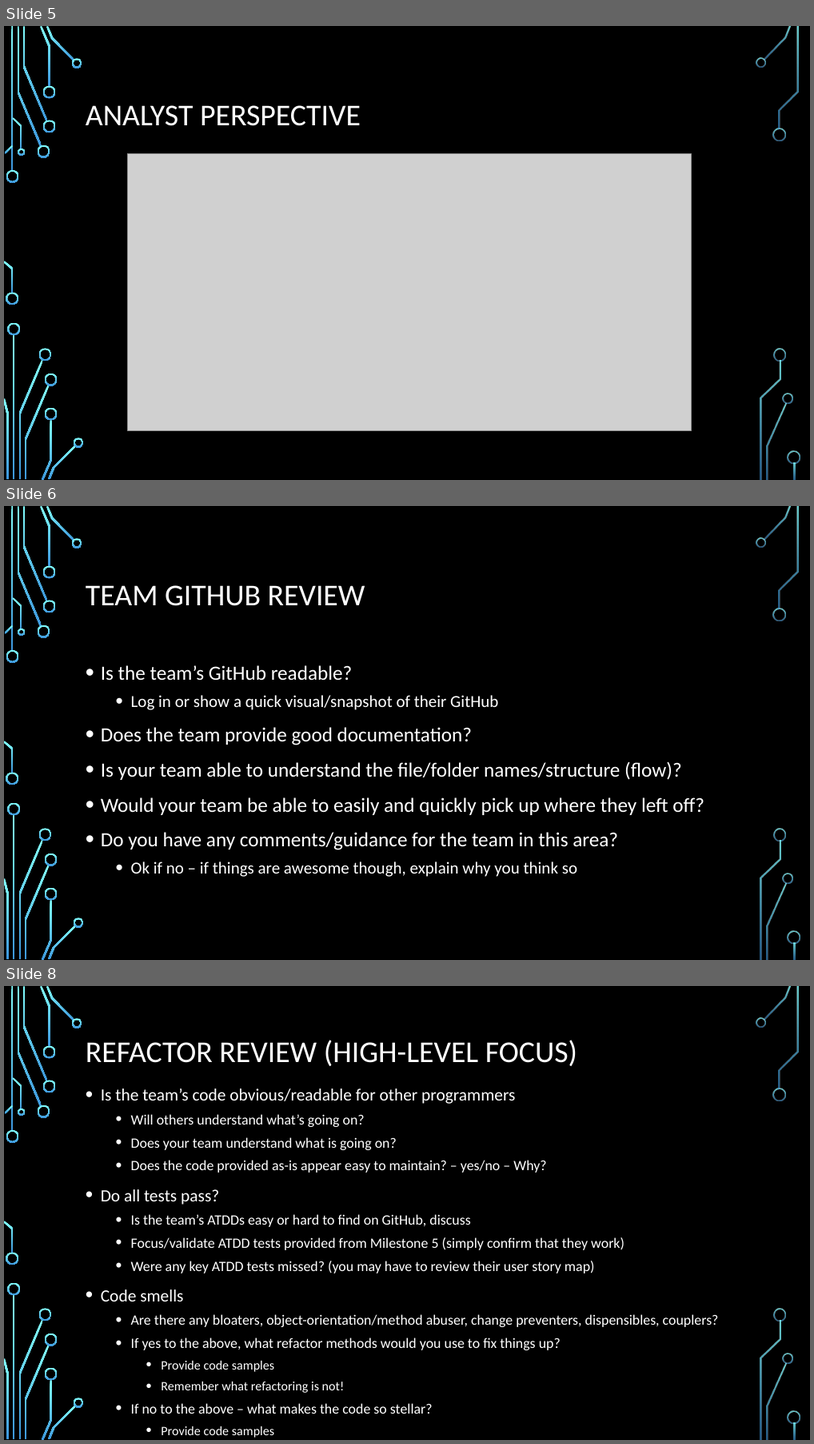
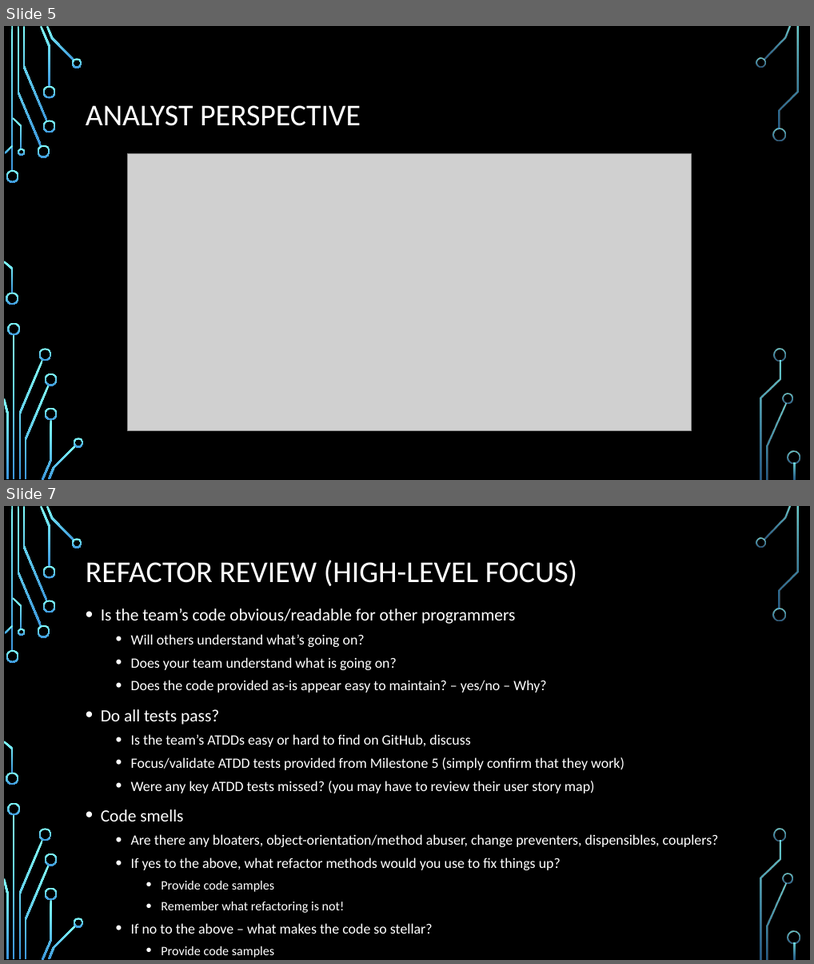
Before and after one commit to ureginastudent/PROJECT, a slide deck: Milestone 7/ENSE 470 Milestone 7.pptx. Shown one above the other, each under a label of ours: slides 5, 6 and 8 before the commit, slides 5 and 7 after it; the slides between them are not shown. The pictures are 814x1444 and 814x964 pixels, drawn with LibreOffice and Linux fonts; fonts in the diff are those of the drawing; grey boxes stand for pictures; background and template pictures are left out. Boxes give left, top, right and bottom in pixels: in the first picture for what was removed or moved away, otherwise in the second. Text is boxed around its words. In the diff, an @@ line names an element or a change of style, - is before the commit and + after.

```diff
--- a/Milestone 7/ENSE 470 Milestone 7.pptx
+++ b/Milestone 7/ENSE 470 Milestone 7.pptx
@@ slide 6 removed at (x1=4, y1=506, x2=810, y2=960), background picture (left out); not listed: 36 template elements that a slide beside it also shows @@
@@ title removed at (x1=86, y1=585, x2=366, y2=606) @@
-TEAM GITHUB REVIEW
@@ text removed at (x1=101, y1=665, x2=705, y2=876) @@
-• Is the team’s GitHub readable?
-  • Log in or show a quick visual/snapshot of their GitHub
-• Does the team provide good documentation?
-• Is your team able to understand the file/folder names/structure (flow)?
-• Would your team be able to easily and quickly pick up where they left off?
-• Do you have any comments/guidance for the team in this area?
-  • Ok if no – if things are awesome though, explain why you think so
@@ what was slide 8 is now slide 7 @@
```
Also in this commit, not shown: 2 slides changed, 2 slides added, 5 other slides removed.
